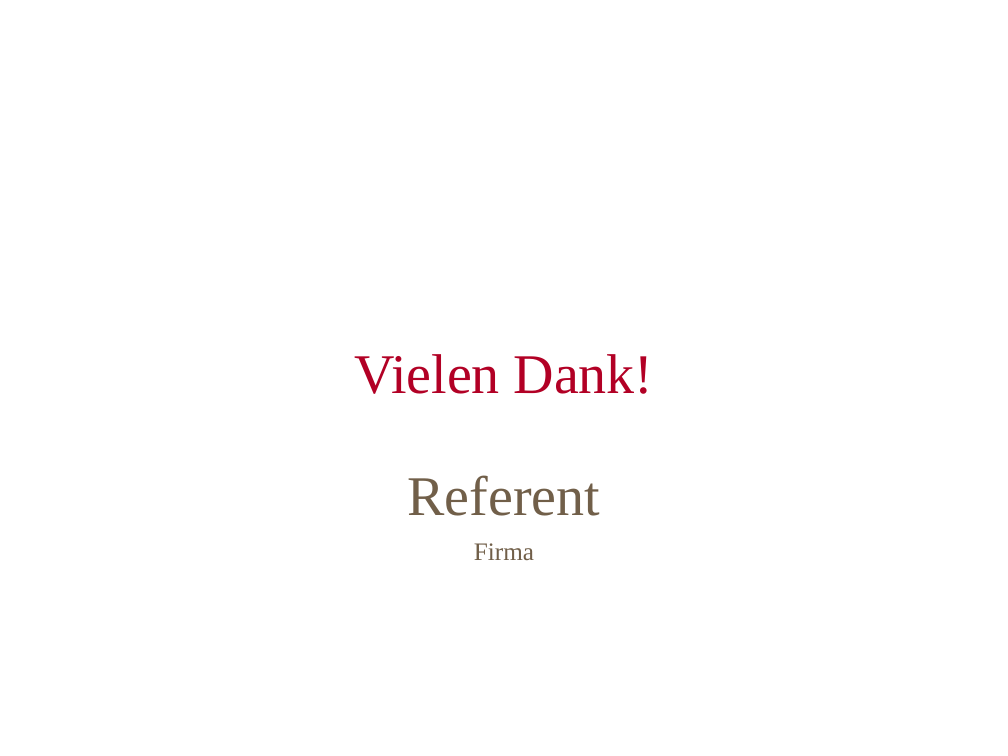
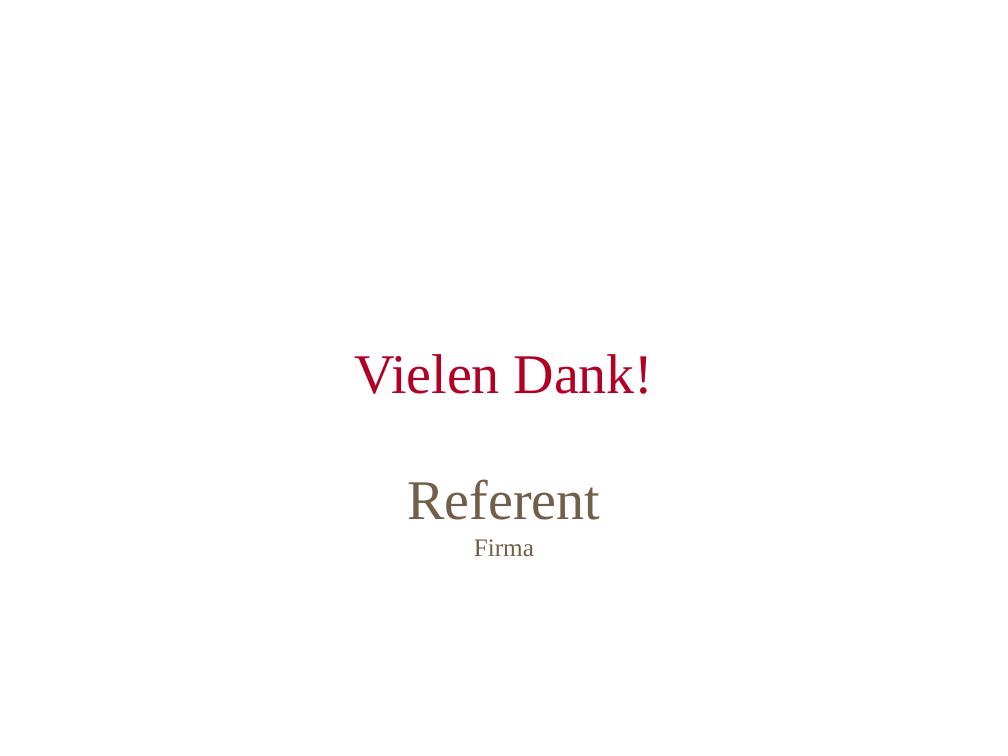
Before and after one commit to schauder/mentoring, a slide deck: slide 3 of hc_folien.odp. Drawn at 1008x756 pixels with LibreOffice and Linux fonts; fonts in the diff are those of the drawing; background and template pictures are left out. Boxes give left, top, right and bottom in pixels: in the first picture for what was removed or moved away, otherwise in the second. Text is boxed around its words. In the diff, an @@ line names an element or a change of style, - is before the commit and + after.

```diff
--- a/hc_folien.odp
+++ b/hc_folien.odp
@@ text at <box>474,539,534,556</box>: line spacing 27.8pt to 1 @@
```
Also in this commit, not shown: 3 other slides changed, 1 other file.
